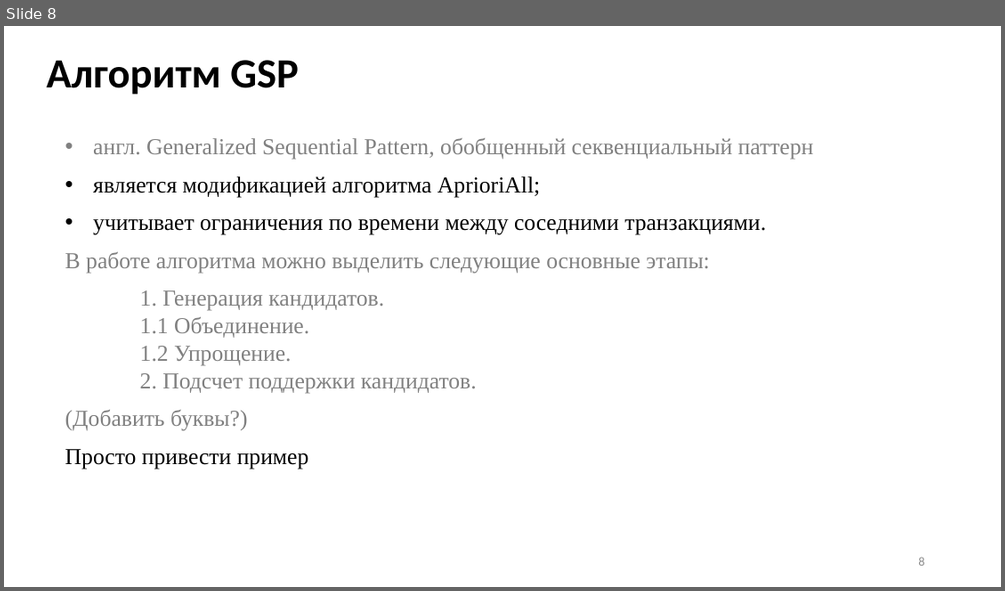
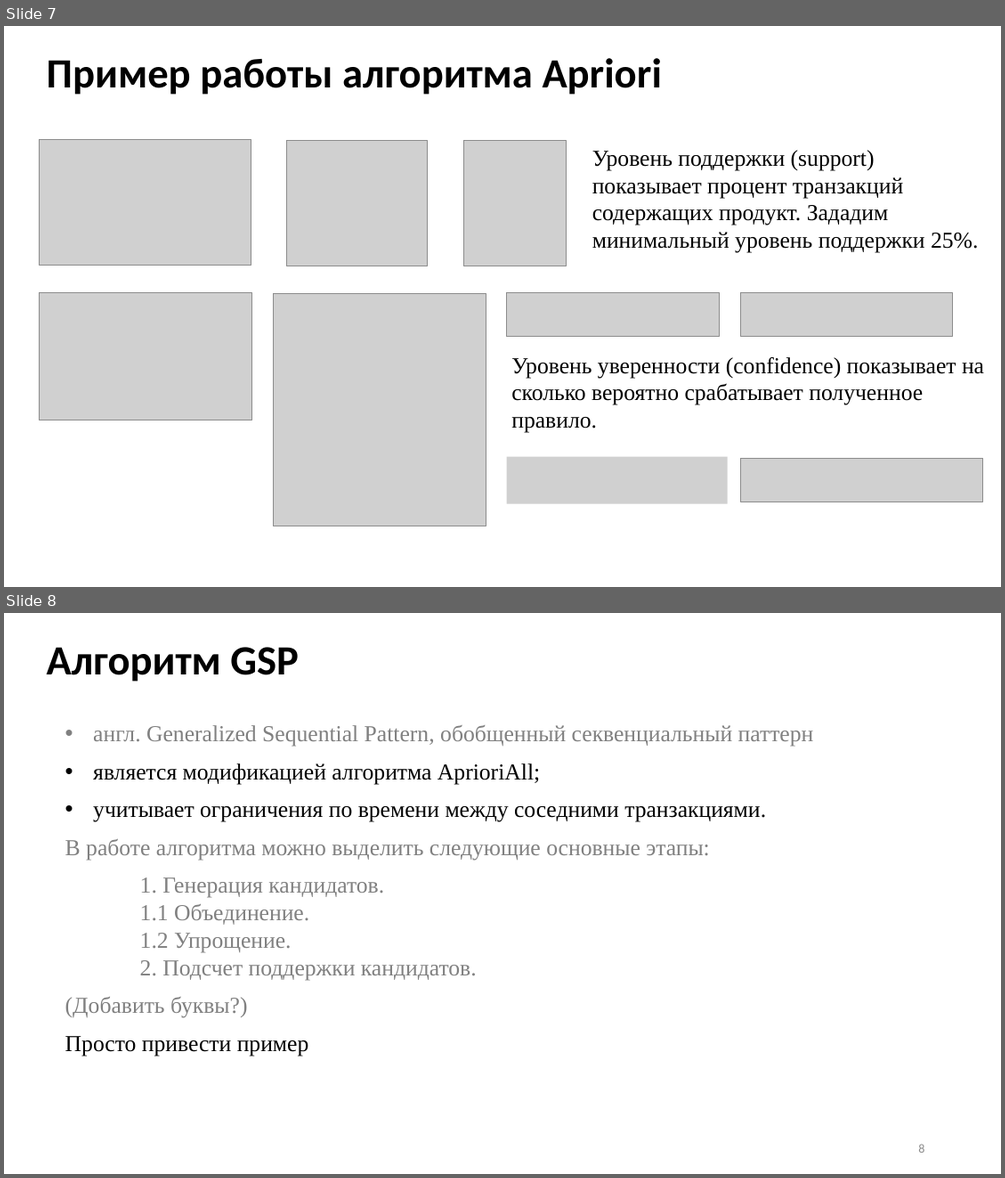
Before and after one commit to Inlucker/7semestr, a slide deck: НИР и ВКР/Презентация/ПронинАС_НИР_презентация.pptx. Shown one above the other, each under a label of ours: slide 8 before the commit, slides 7 and 8 after it. The pictures are 1005x591 and 1005x1178 pixels, drawn with LibreOffice and Linux fonts; fonts in the diff are those of the drawing; grey boxes stand for pictures. Boxes give left, top, right and bottom in pixels: in the first picture for what was removed or moved away, otherwise in the second. Text is boxed around its words. In the diff, an @@ line names an element or a change of style, - is before the commit and + after.

```diff
--- a/НИР и ВКР/Презентация/ПронинАС_НИР_презентация.pptx
+++ b/НИР и ВКР/Презентация/ПронинАС_НИР_презентация.pptx
@@ slide 7 added at (4, 26, 1001, 587), background #FFFFFF @@
@@ title added at (47, 58, 662, 95), 40 pt, text #000000, bold @@
+Пример работы алгоритма Apriori
@@ picture added at (39, 140, 251, 265) @@
@@ picture added at (287, 141, 428, 266) @@
@@ picture added at (464, 141, 566, 266) @@
@@ text added at (592, 150, 978, 253), 22 pt, text #000000 @@
+Уровень поддержки (support) показывает процент транзакций содержащих продукт. Зададим минимальный уровень поддержки 25%.
@@ picture added at (39, 293, 251, 420) @@
@@ picture added at (273, 293, 485, 525) @@
@@ picture added at (507, 293, 719, 337) @@
@@ picture added at (741, 293, 953, 337) @@
@@ text added at (511, 357, 984, 433), 22 pt, text #000000 @@
+Уровень уверенности (confidence) показывает на сколько вероятно срабатывает полученное правило.
@@ picture added at (507, 457, 727, 504) @@
@@ picture added at (741, 459, 983, 501) @@
```
Also in this commit, not shown: 4 slides changed, 1 slide removed, 3 other files.
